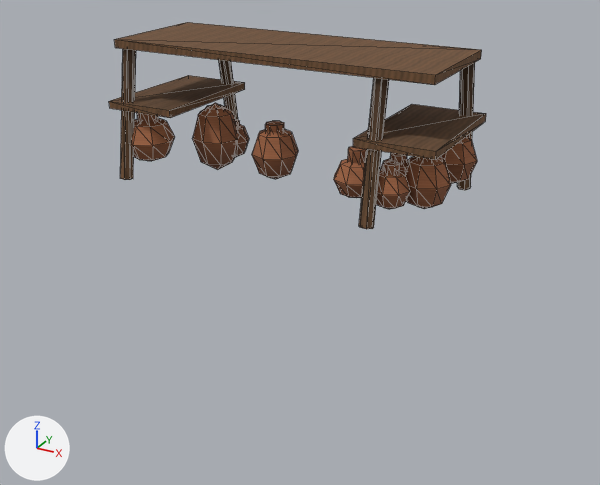
The glTF model assets/models/stall/trestle_pottery.glb: old version first, new version second.
Both versions are drawn from a 50 mm camera at (1.68, -2.96, 2.07) aimed at (0.07, -0.02, 0.6). Lighting does not change. The marker at lower left points along +X, +Y and +Z. The picture after the commit comes second. Mesh edges are drawn as thin lines. Where no turn or scale is listed for an object, it has been applied to the vertices. Vertices at exactly the same position are counted once.

Objects in the first picture: 'trestle_pottery'.
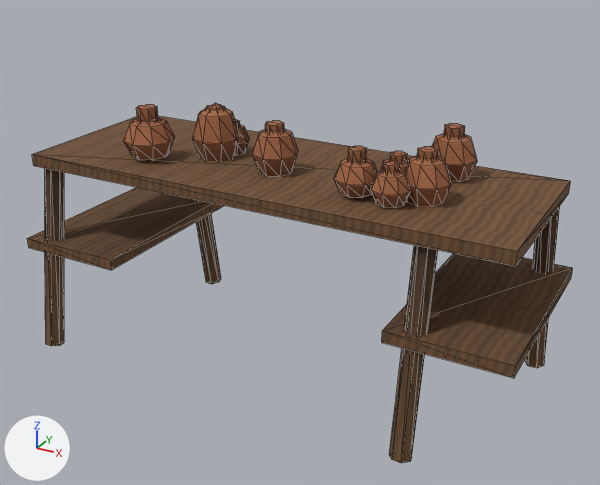
Where the newer file only moved an object's origin or applied its transform, the numbers keep the older frame.

Location of each change, [x1, y1, x2, y2] in pixels of the pictures (600 x 485 px; the box of a moved part takes in the faces that stretch with it):
'trestle_pottery', reshaped (45% wider, 74% taller)
    before: [109, 22, 486, 229]
    after: [27, 103, 573, 463]
part 1 of me_cylinder, moved or reshaped
    before: [120, 49, 136, 180]
    after: [45, 168, 64, 346]
part 2 of me_cylinder, moved or reshaped
    before: [219, 60, 238, 120]
    after: [196, 214, 221, 284]
part 3 of me_cylinder, moved or reshaped
    before: [109, 75, 245, 118]
    after: [27, 187, 224, 270]
part 4 of me_cylinder, moved or reshaped
    before: [359, 78, 389, 229]
    after: [389, 245, 438, 463]
part 5 of me_cylinder, moved or reshaped
    before: [457, 63, 475, 190]
    after: [525, 206, 560, 368]
part 6 of me_cylinder, moved or reshaped
    before: [353, 104, 486, 160]
    after: [382, 253, 573, 378]
part 7 of me_cylinder, moved or reshaped
    before: [114, 22, 482, 85]
    after: [32, 116, 570, 266]

Edits to the bpy script that builds the scene:
```text
Change me_cylinder:
    used by ob_trestle_pottery; location = (-0.702, 0.309, 0.862)
    remove me_cylinder.from_pydata(...)  # 458 vertices, 816 faces; spans x 0.0..1.464, y -0.654..0.0, z 0.0..0.591
    add me_cylinder.from_pydata(...)  # 458 vertices, 816 faces; spans x -0.448..1.852, y -0.82..0.207, z -0.864..0.307
    me_cylinder part 1: the loose piece of 14 vertices spanning x 0.042..0.098, y -0.654..-0.509, z 0.0..0.574 is scaled about its middle by 1.57, then moved by (-0.408, -0.125, -0.7)
    me_cylinder part 2: the loose piece of 14 vertices spanning x 0.22..0.276, y -0.145..0.0, z 0.0..0.575 is scaled about its middle by 1.57, then moved by (-0.306, 0.166, -0.7)
    me_cylinder part 3: the loose piece of 8 vertices spanning x 0.0..0.318, y -0.615..-0.042, z 0.303..0.335 is scaled about its middle by 1.57, then moved by (-0.357, 0.02, -0.682)
    me_cylinder part 4: the loose piece of 14 vertices spanning x 1.188..1.244, y -0.654..-0.509, z 0.0..0.574 is scaled about its middle by 1.57, then moved by (0.246, -0.125, -0.7)
    me_cylinder part 5: the loose piece of 14 vertices spanning x 1.366..1.422, y -0.145..0.0, z 0.0..0.575 is scaled about its middle by 1.57, then moved by (0.348, 0.166, -0.7)
    me_cylinder part 6: the loose piece of 8 vertices spanning x 1.146..1.464, y -0.615..-0.042, z 0.303..0.335 is scaled about its middle by 1.57, then moved by (0.297, 0.02, -0.682)
    me_cylinder part 7: the loose piece of 8 vertices spanning x 0.032..1.432, y -0.583..-0.074, z 0.556..0.591 is scaled about its middle by 1.57, then moved by (-0.03, 0.02, -0.536)
```
